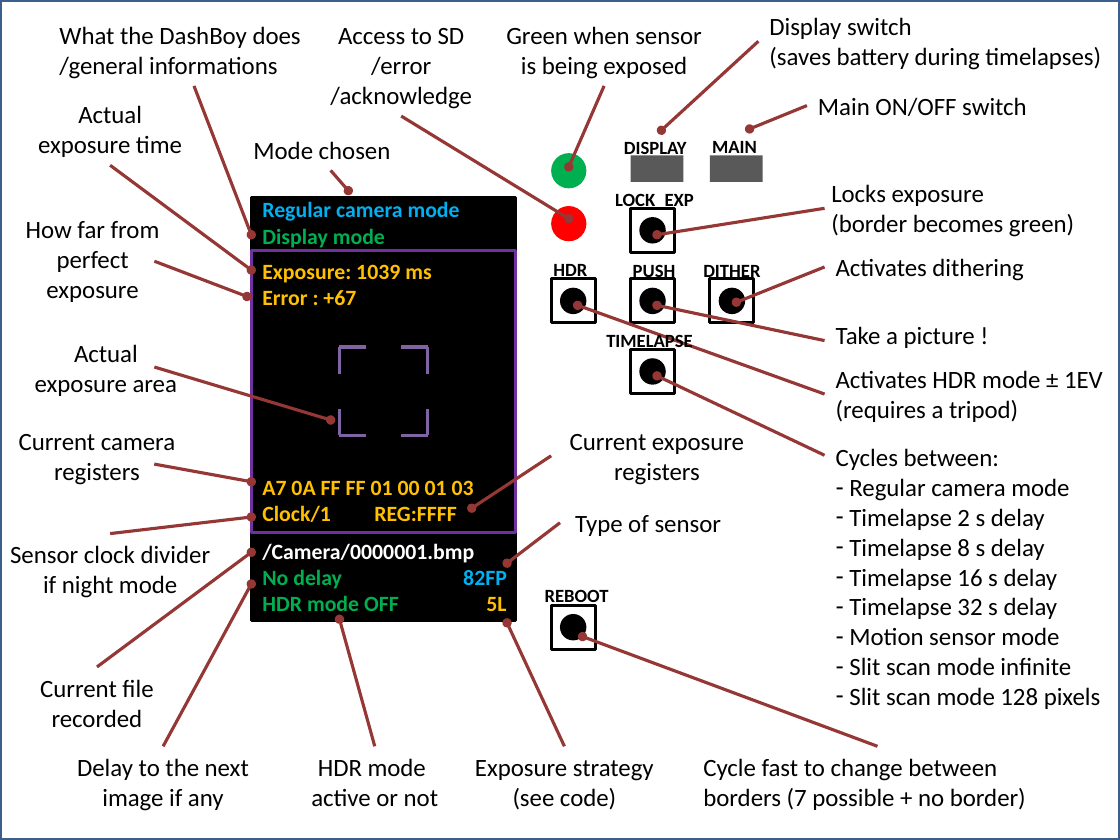
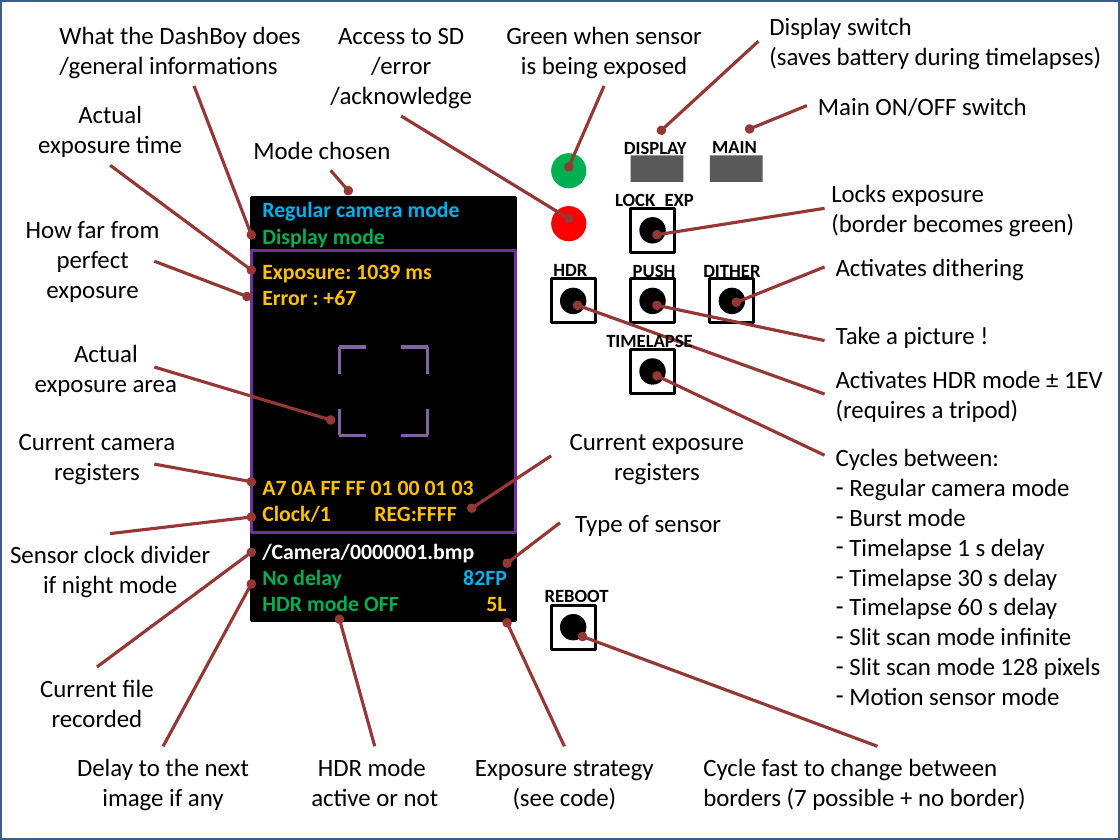
Before and after one commit to Raphael-Boichot/Mitsubishi-M64282FP-dashcam, a slide deck: slide 1 of Docs and research/Image files/User_manual.pptx. Drawn at 1120x840 pixels with LibreOffice and Linux fonts; fonts in the diff are those of the drawing. Boxes give left, top, right and bottom in pixels: in the first picture for what was removed or moved away, otherwise in the second. Text is boxed around its words. In the diff, an @@ line names an element or a change of style, - is before the commit and + after.

```diff
--- a/Docs and research/Image files/User_manual.pptx
+++ b/Docs and research/Image files/User_manual.pptx
@@ text at (849, 508, 1058, 619): text changed @@
-– Timelapse 2 s delay
-– Timelapse 8 s delay
-– Timelapse 16 s delay
-– Timelapse 32 s delay
-– Motion sensor mode
+– Burst mode
+– Timelapse 1 s delay
+– Timelapse 30 s delay
+– Timelapse 60 s delay
@@ text at (849, 687, 1059, 706): paragraph added @@
+– Motion sensor mode
```
Also in this commit, not shown: 1 other file.
